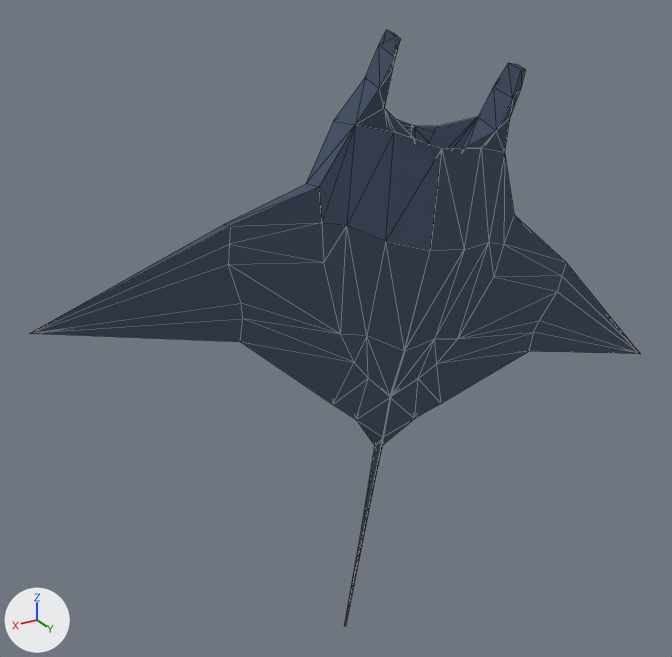
One commit to the glTF model models/mantaraya3.gltf: the scene before it, then after it.
Rendered twice from a 50 mm camera at (4.97, 9.72, 4.52) aimed at (0.37, 2.06, 0.68). Every picture has the same lights, and +X, +Y and +Z are marked at lower left. Mesh edges are drawn as thin lines. Where no turn or scale is listed for an object, it has been applied to the vertices. Vertices at the same position are counted once.

The scene before the commit, as lines of its bpy script (objects in view):
```python
me_plane = bpy.data.meshes.new('Plane')
me_plane.from_pydata(...)  # 116 vertices, 204 faces; spans x -3.7..3.54, y 0.48..1.36, z -2.76..3.41
me_plane.materials.append(mat_material_001)  # dark blue #404d62
ob_plane = bpy.data.objects.new('Plane', me_plane)
ob_plane.location = (0.0, 1.46, 0.25)
```
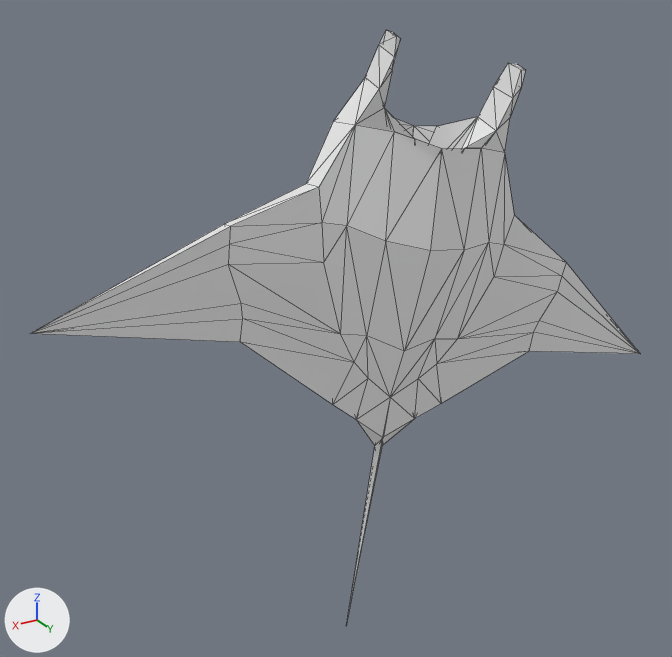
The change, as a diff of the scene's bpy script:
```diff
--- a/models/mantaraya3.gltf.py
+++ b/models/mantaraya3.gltf.py
@@ me_plane @@
 # used by ob_plane; location = (0.0, 1.46, 0.25)
-me_plane.from_pydata(...)  # 116 vertices, 204 faces; spans x -3.7..3.54, y 0.48..1.36, z -2.76..3.41
+me_plane.from_pydata(...)  # 104 vertices, 200 faces; spans x -3.7..3.54, y 0.48..1.36, z -2.77..3.41
+# me_plane part 1
+# 15 vertices are removed from x -0.65..0.72, y 0.48..1.36, z -2.76..2.42
+# 204 faces are deleted
+# 3 vertices are added at (-0.62, 0.48, 2.41), (0.7, 1.36, -2.77), (0.21, 1.15, -0.81)
+# 200 new faces join them
+# me_plane part 2: 163 faces spanning x -3.7..3.54, y 0.49..1.22, z -0.6..3.41 switch from mat_material_001 (dark blue #404d62) to no material
```

What differs and where, as boxes [x1, y1, x2, y2] in the pictures (672 x 657 px; the box of a moved part takes in the faces that stretch with it):
'Plane', reshaped: before [30, 30, 640, 622]; after [30, 30, 640, 619]
part 1 of me_plane, moved or reshaped: before [333, 119, 442, 622]; after [333, 119, 442, 619]
part 2 of me_plane, recoloured (blue to grey): [30, 30, 640, 404] in both
